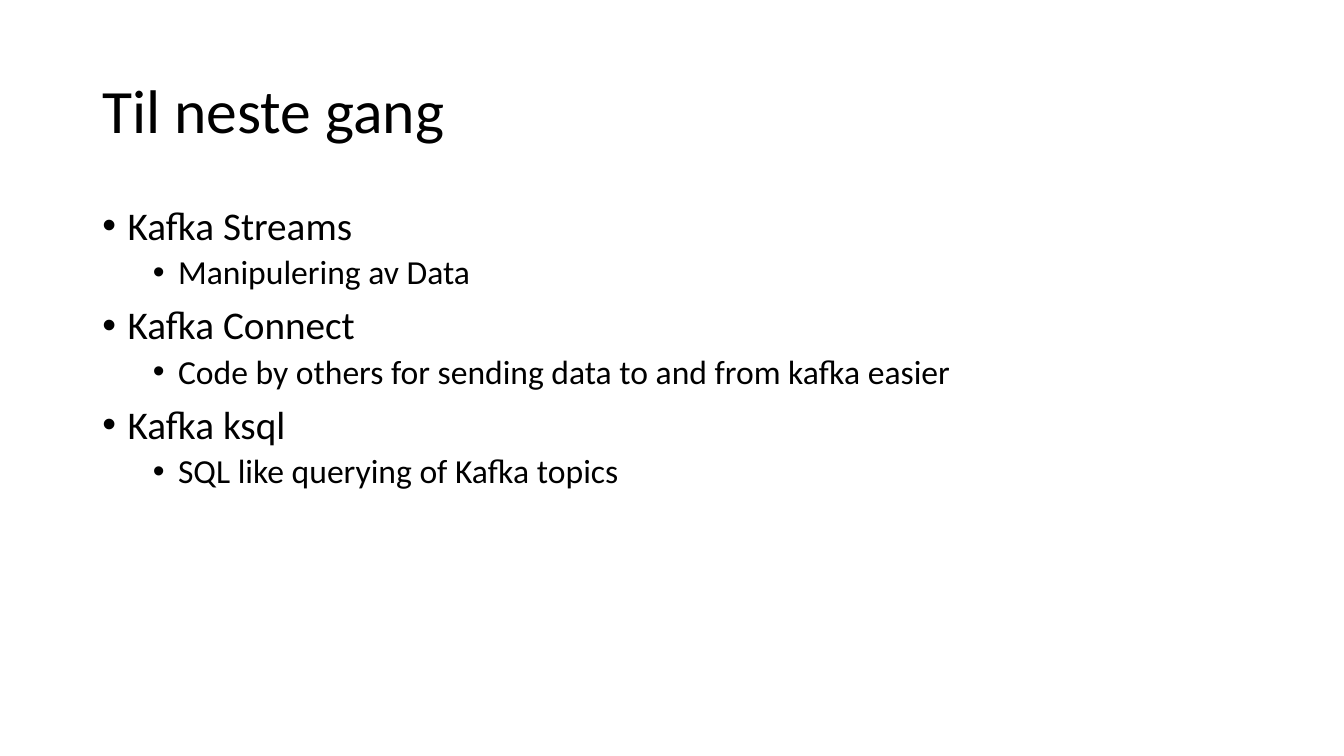
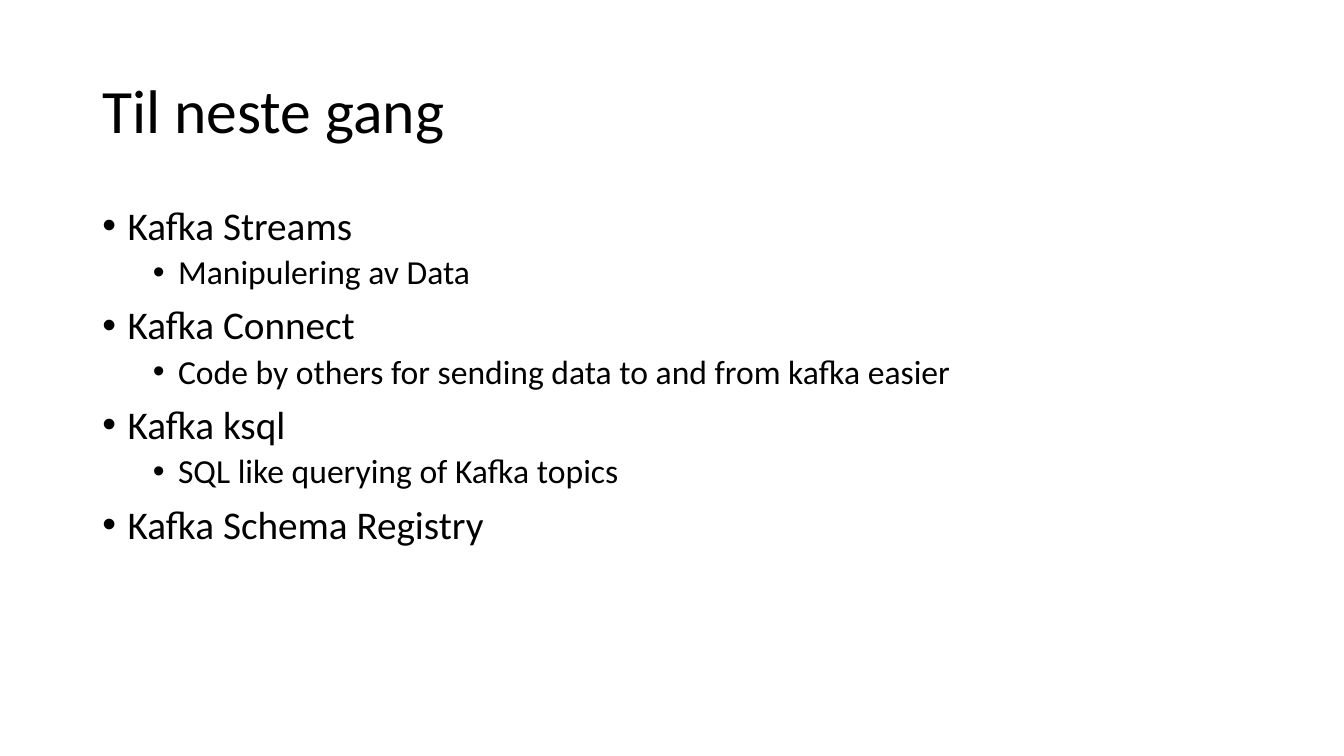
Before and after one commit to fortedigital/cg-kafka, a slide deck: slide 53 of workshop1/Kafka - 101.pptx. Drawn at 1344x756 pixels with LibreOffice and Linux fonts; fonts in the diff are those of the drawing. Boxes give left, top, right and bottom in pixels: in the first picture for what was removed or moved away, otherwise in the second. Text is boxed around its words. In the diff, an @@ line names an element or a change of style, - is before the commit and + after.

```diff
--- a/workshop1/Kafka - 101.pptx
+++ b/workshop1/Kafka - 101.pptx
@@ text at [128,511,484,546]: paragraph added @@
+• Kafka Schema Registry
```
Also in this commit, not shown: 10 other files.
